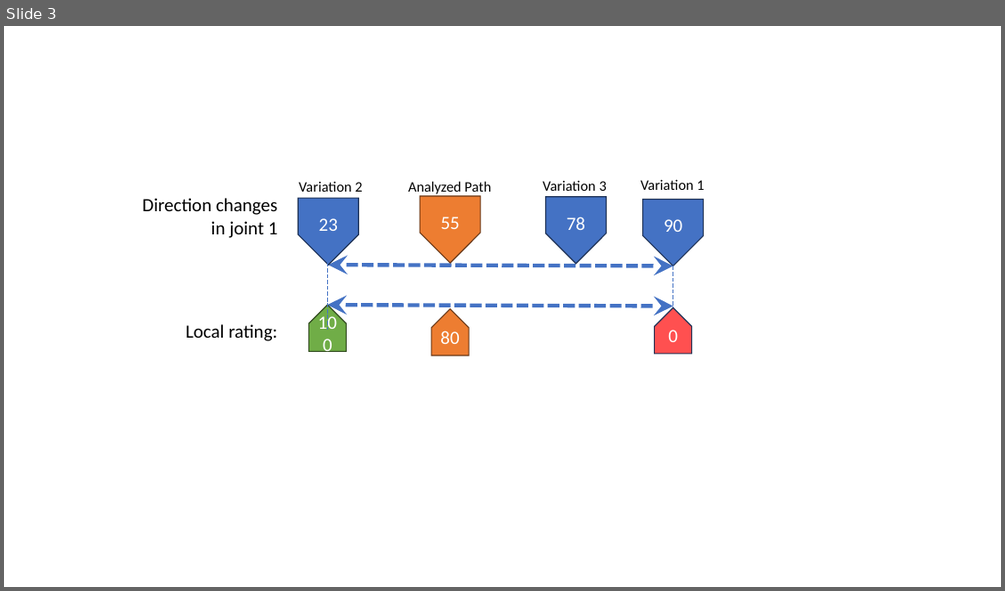
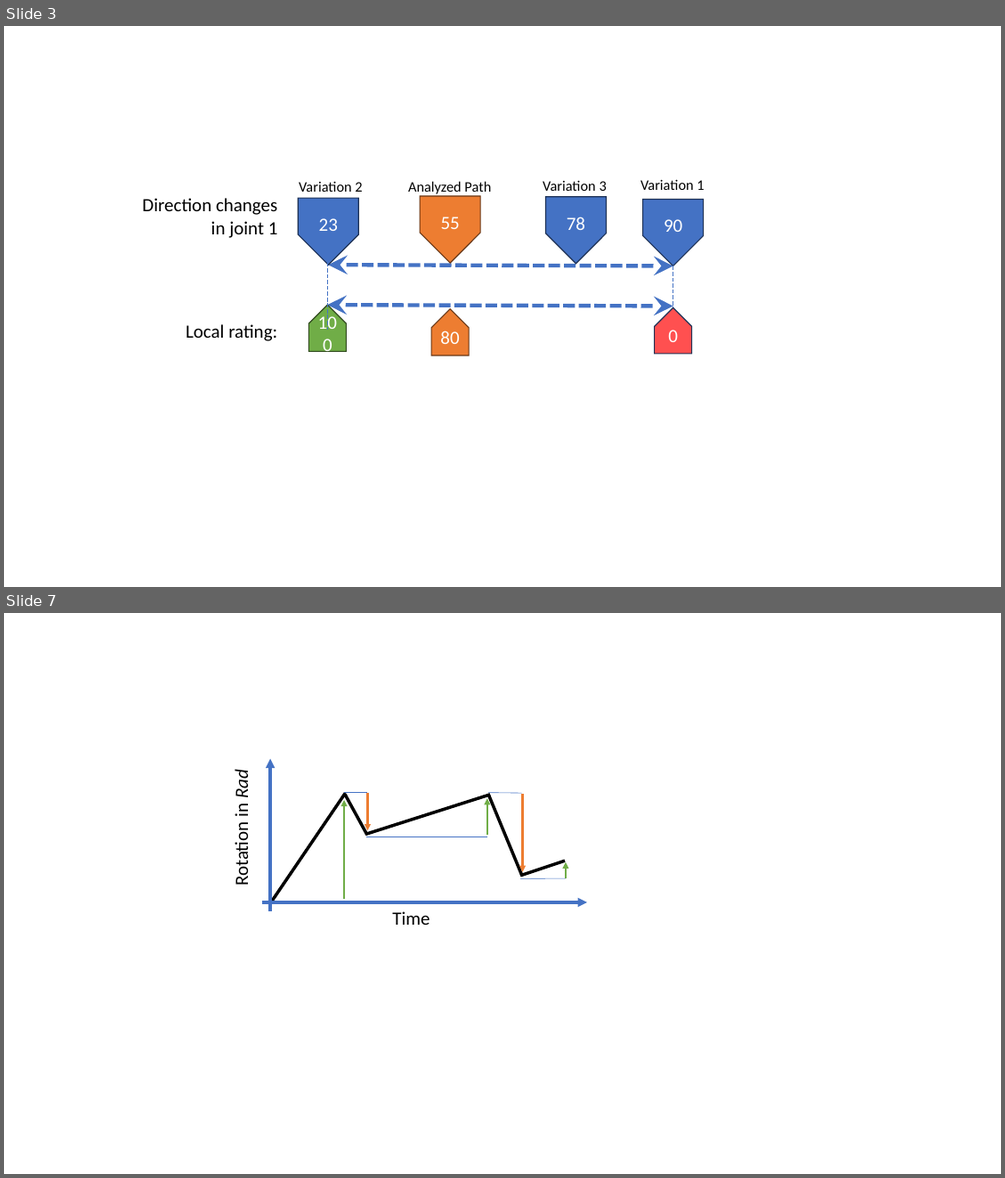
Before and after one commit to JanNalivaika/MASTERS-THESIS, a slide deck: Latex/figures/images.pptx. Shown one above the other, each under a label of ours: slide 3 before the commit, slides 3 and 7 after it; the slides between them are not shown. The pictures are 1005x591 and 1005x1178 pixels, drawn with LibreOffice and Linux fonts; fonts in the diff are those of the drawing. Boxes give left, top, right and bottom in pixels: in the first picture for what was removed or moved away, otherwise in the second. Text is boxed around its words. In the diff, an @@ line names an element or a change of style, - is before the commit and + after.

```diff
--- a/Latex/figures/images.pptx
+++ b/Latex/figures/images.pptx
@@ slide 7 added at bbox=[4, 613, 1001, 1174], background #FFFFFF @@
@@ text added at bbox=[230, 772, 253, 884], 18 pt, text #000000 @@
+Rotation in Rad
@@ arrow added from (270, 911) to (270, 759), #4472C4 3 pt @@
@@ line added from (273, 900) to (346, 793), #000000 3 pt @@
@@ line added from (344, 793) to (367, 793), #4472C4 0.5 pt @@
@@ line added from (345, 795) to (367, 835), #000000 3 pt @@
@@ line added from (365, 835) to (490, 795), #000000 3 pt @@
@@ arrow added from (367, 793) to (367, 831), #ED7D31 2 pt @@
@@ arrow added from (487, 835) to (487, 798), #70AD47 2 pt @@
@@ line added from (488, 794) to (521, 875), #000000 3 pt @@
@@ line added from (488, 793) to (521, 793), #4472C4 0.5 pt @@
@@ arrow added from (523, 794) to (523, 872), #ED7D31 2 pt @@
@@ arrow added from (344, 899) to (344, 800), #70AD47 2 pt @@
@@ line added from (366, 836) to (487, 836), #4472C4 0.5 pt @@
@@ line added from (521, 876) to (565, 860), #000000 3 pt @@
@@ line added from (521, 878) to (566, 878), #4472C4 0.5 pt @@
@@ arrow added from (566, 878) to (566, 862), #70AD47 2 pt @@
@@ arrow added from (262, 902) to (587, 902), #4472C4 3 pt @@
@@ text added at bbox=[392, 911, 429, 925], 18 pt, text #000000 @@
+Time
```
Also in this commit, not shown: 2 slides changed, 4 other slides added, 17 other files.
